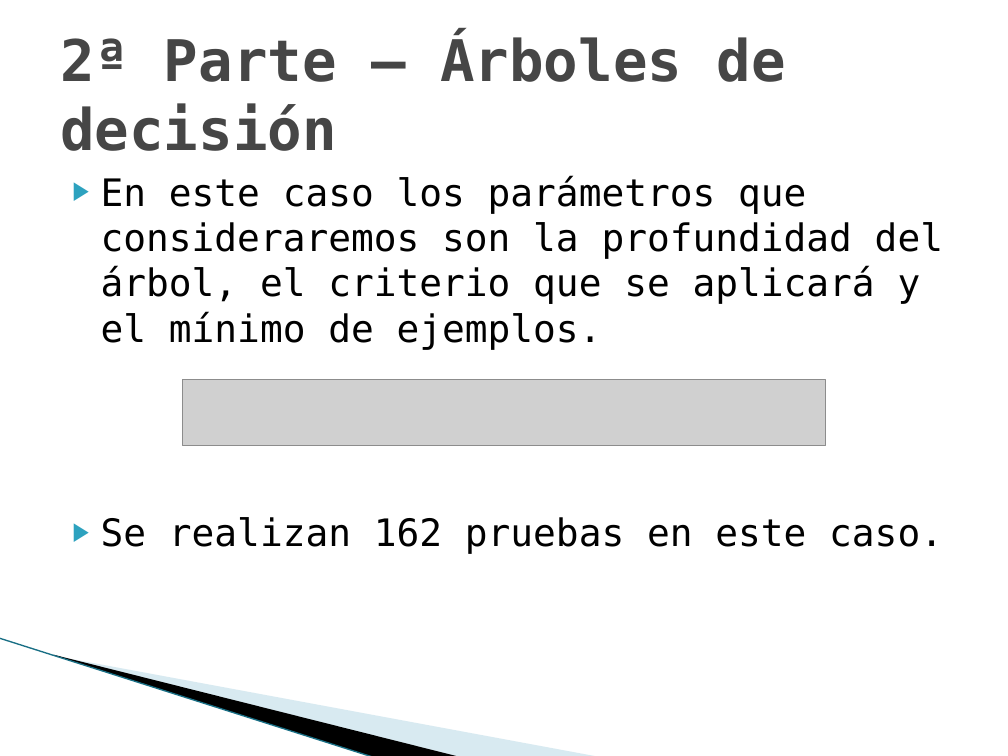
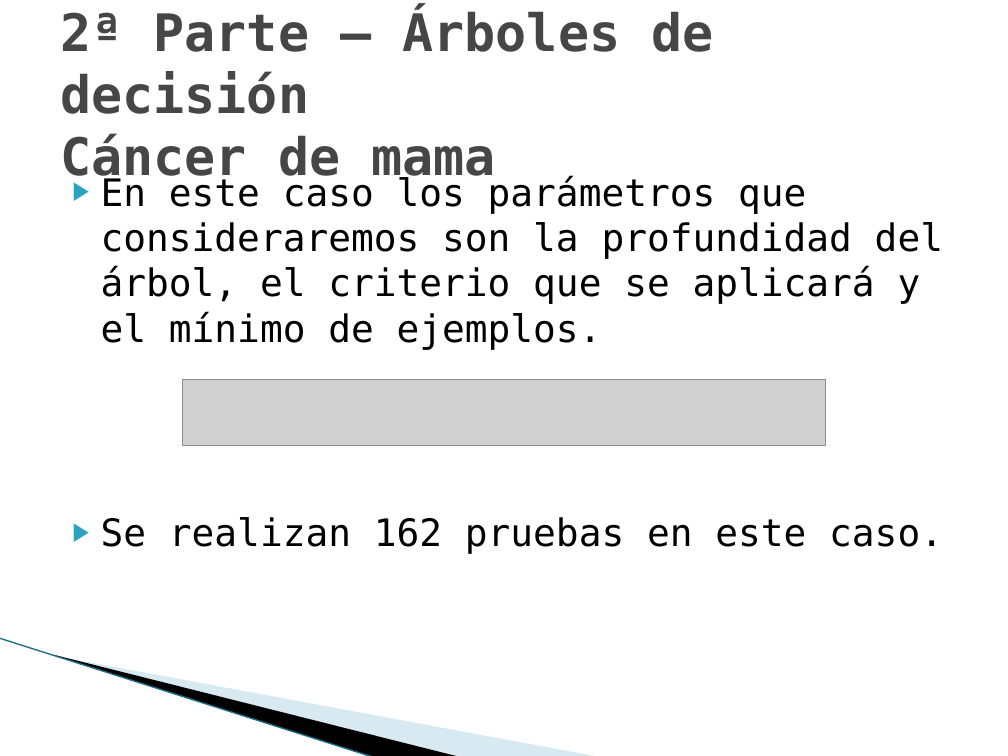
Before and after one commit to joapingut/aia-1718-t3, a slide deck: slide 64 of presentacion3.pptx (slide 55 before the commit). Drawn at 1008x756 pixels with LibreOffice and Linux fonts; fonts in the diff are those of the drawing; grey boxes stand for pictures; background and template pictures are left out. Boxes give left, top, right and bottom in pixels: in the first picture for what was removed or moved away, otherwise in the second. Text is boxed around its words. In the diff, an @@ line names an element or a change of style, - is before the commit and + after.

```diff
--- a/presentacion3.pptx
+++ b/presentacion3.pptx
@@ title at bbox=[60, 11, 713, 186]: text changed; size 41 to 36.9 pt @@
-2ª Parte – Árboles de decisión
+2ª Parte – Árboles de decisión
+Cáncer de mama
```
Also in this commit, not shown: 17 other slides changed, 27 slides added, 3 slides removed.
